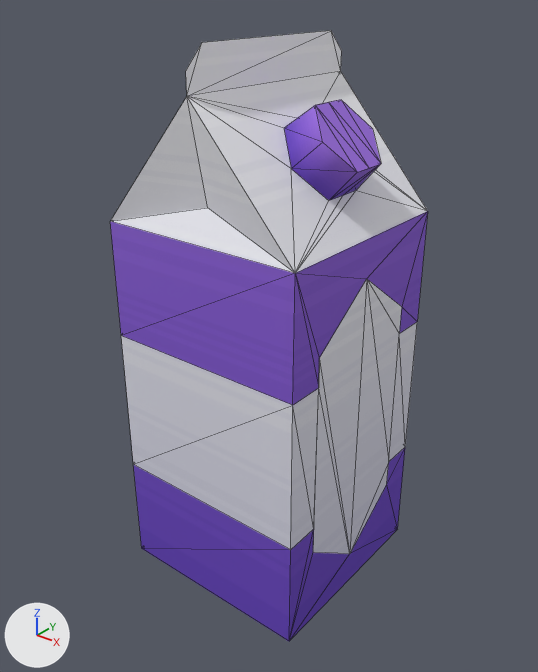
One commit to the glTF model assets/props/food/carton.glb: the scene before it, then after it.
One viewpoint serves both versions: a camera (50 mm lens) standing at (0.458, -0.578, 0.641) and looking at (0.0, -0.005, 0.286). Arrows for +X, +Y and +Z are at lower left; the lights stay in place. The first picture is the older version. Mesh edges are drawn as thin lines. Vertices at exactly the same position are counted once.

In view in the first picture: 'carton'.
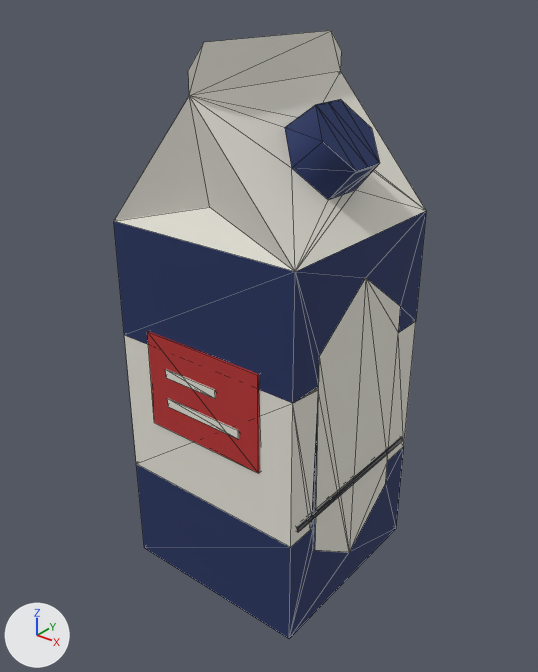
Location of each change, (x1, y1, x2, y2) in pixels of the pictures (538 x 672 px):
'carton', reshaped, moved, rescaled: before (110, 30, 428, 641); after (114, 30, 426, 639)
part 1 of me_carton, added: after (167, 398, 239, 439)
part 2 of me_carton, added: after (165, 369, 216, 399)
part 3 of me_carton, added (red): after (147, 331, 260, 473)
part 4 of me_carton, added: after (297, 437, 403, 532)
part 5 of me_carton, cut back: before (291, 358, 350, 554); after (291, 359, 349, 553)
part 6 of me_carton, cut back: before (330, 164, 380, 200); after (329, 165, 377, 200)
part 7 of me_carton, recoloured: (114, 100, 426, 639) in both
part 8 of me_carton, recoloured: (114, 30, 426, 551) in both

The change in detail:
Material 'paper' (mat_paper) is new.
Its base color is (0.8, 0.78, 0.7) (white #e7e5da).
Its roughness is 0.9.
Material 'gunmetal' (mat_gunmetal) is new.
Its base color is (0.1, 0.11, 0.125) (dark grey #595d63).
Its metallic is 0.5.
Its roughness is 0.45.
Material 'red' (mat_red) is new.
Its base color is (0.5, 0.03, 0.03) (red #bc3030).
Its roughness is 0.7.
Material 'cloth' (mat_cloth) is new.
Its base color is (0.015, 0.03, 0.12) (dark blue #213061).
Its roughness is 0.85.
me_carton is used by ob_carton; location (0.0, 0.0, 0.0).
me_carton had 58 vertices, 90 faces and spanned x -0.115..0.115, y -0.115..0.115, z 0.0..0.591.
me_carton now has 119 vertices, 173 faces and spans x -0.117..0.117, y -0.118..0.115, z 0.0..0.591.
me_carton part 1: a new loose piece, a box spanning x -0.05..0.05, y -0.1178..-0.112, z 0.23..0.24, in mat_paper (white #e7e5da).
me_carton part 2: a new loose piece, a box spanning x -0.05..0.02, y -0.1178..-0.112, z 0.265..0.275, in mat_paper (white #e7e5da).
me_carton part 3: a new loose piece, a box spanning x -0.075..0.075, y -0.117..-0.112, z 0.2..0.31, in mat_red (red #bc3030).
me_carton part 4: a new loose piece, a box spanning x 0.113..0.117, y -0.105..0.105, z 0.14..0.146, in mat_gunmetal (dark grey #595d63).
Part 5, on me_carton:
1 vertex is removed from x 0.115, y -0.075, z 0.294.
5 faces are deleted.
7 vertices are added at x 0.115, y -0.081..-0.071, z 0.092..0.29.
6 new faces join them, mat_cloth (dark blue #213061).
6 new faces join them, mat_paper (white #e7e5da).
Part 6, on me_carton:
4 faces are deleted.
8 vertices are added at x 0.107..0.111, y -0.02..0.021, z 0.481..0.485.
13 new faces join them, mat_cloth (dark blue #213061).
me_carton part 7: 42 faces spanning x -0.115..0.115, y -0.115..0.115, z 0.0..0.538 switch from mat_colormap to mat_cloth (dark blue #213061).
me_carton part 8: 36 faces spanning x -0.115..0.115, y -0.115..0.115, z 0.04..0.591 switch from mat_colormap to mat_paper (white #e7e5da).
Other edits to the shape of me_carton do not show in these pictures.
me_carton gains material mat_red (red #bc3030).
me_carton gains material mat_gunmetal (dark grey #595d63).
Object 'carton' (ob_carton) moves from (0.0, 0.0, 0.0) to (0.0, 0.001, 0.0).
Object 'carton' (ob_carton) is rescaled from (1.0, 1.0, 1.0) to (0.983, 0.988, 1.0).
